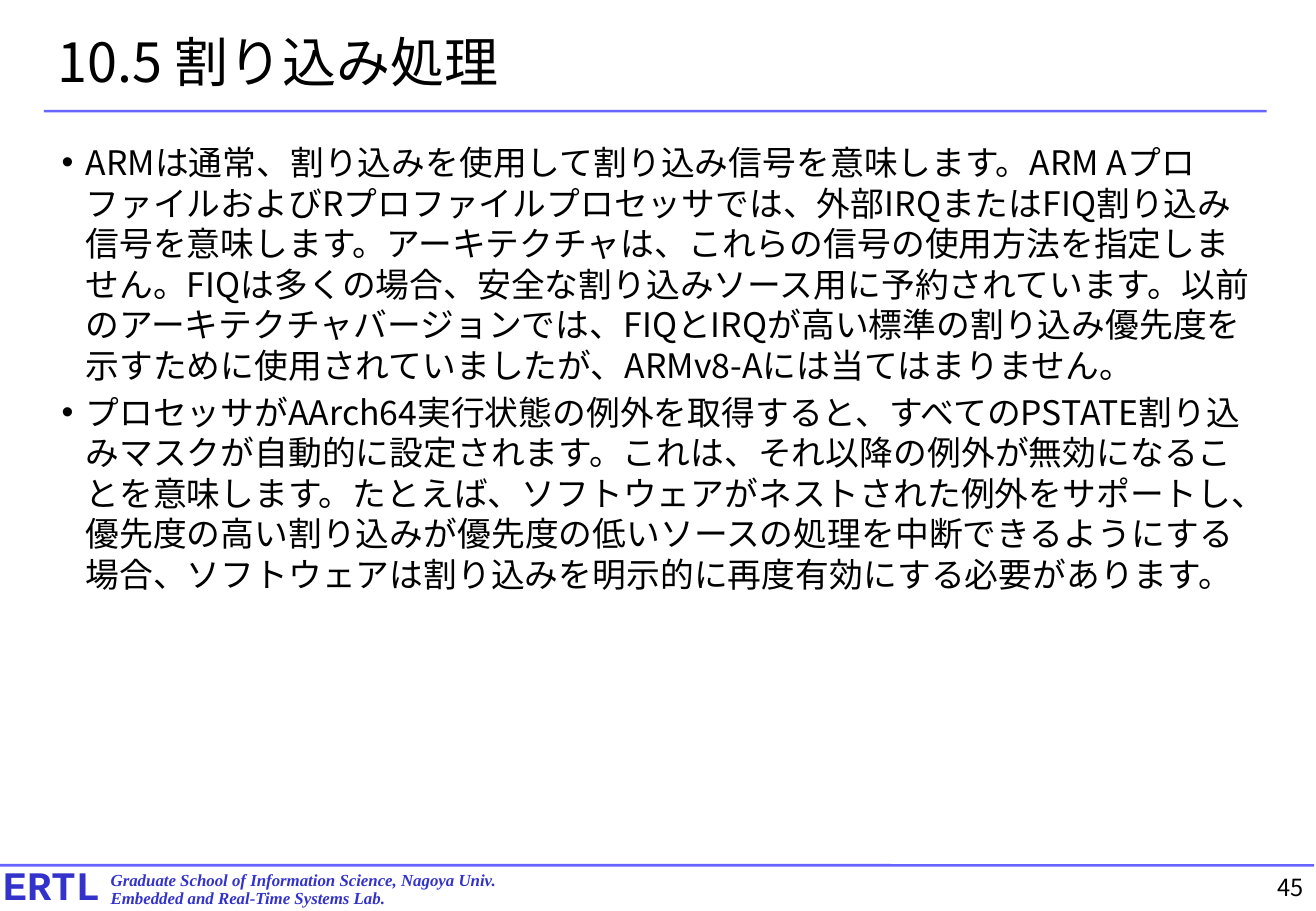
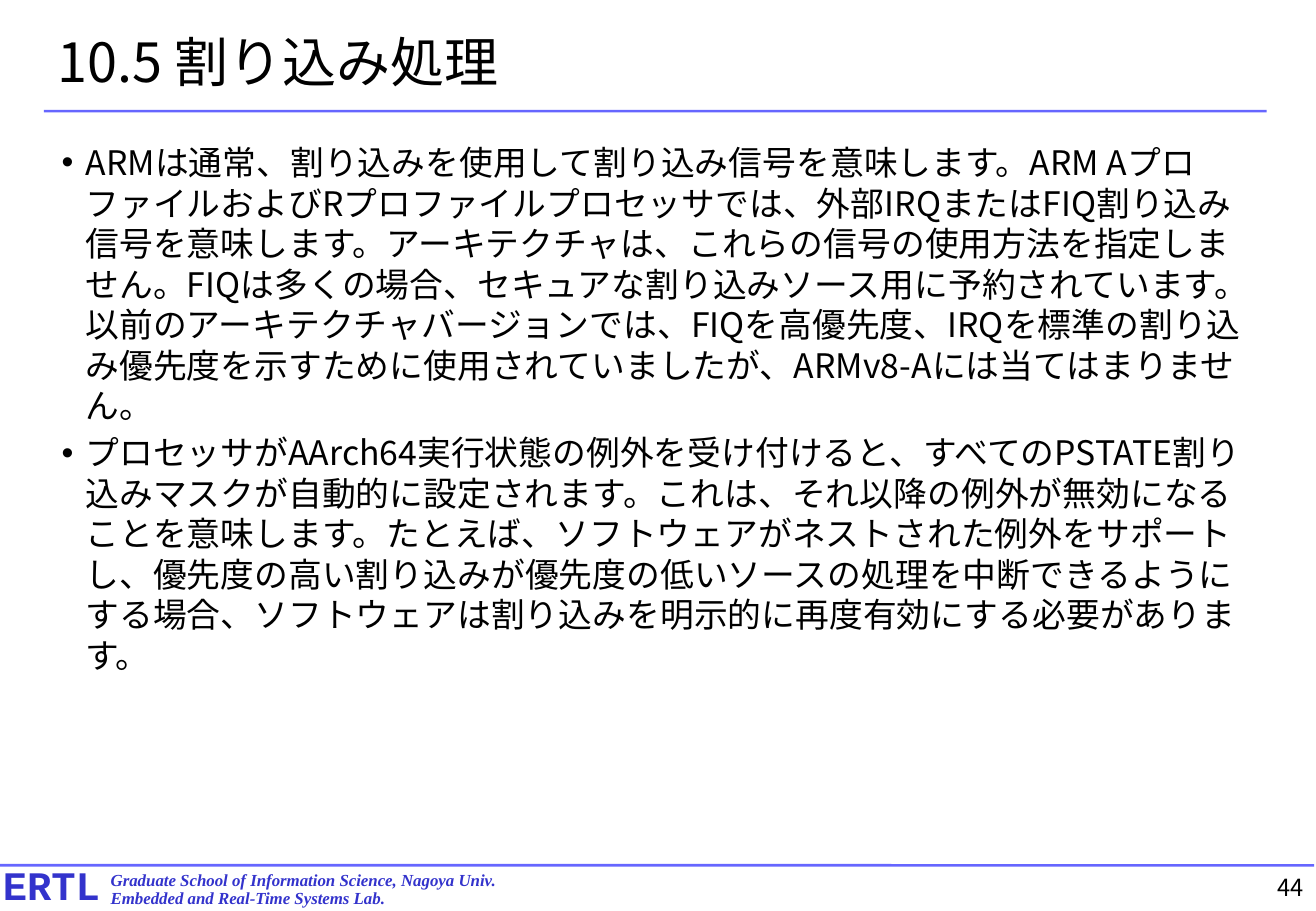
Before and after one commit to exshonda/arm64_basic, a slide deck: slide 44 of text/8.chapter10.pptx (slide 45 before the commit). Drawn at 1316x911 pixels with LibreOffice and Linux fonts; fonts in the diff are those of the drawing. Boxes give left, top, right and bottom in pixels: in the first picture for what was removed or moved away, otherwise in the second. Text is boxed around its words. In the diff, an @@ line names an element or a change of style, - is before the commit and + after.

```diff
--- a/text/8.chapter10.pptx
+++ b/text/8.chapter10.pptx
@@ text at [86,146,1249,670]: text changed @@
-• ARMは通常、割り込みを使用して割り込み信号を意味します。ARM AプロファイルおよびRプロファイルプロセッサでは、外部IRQまたはFIQ割り込み信号を意味します。アーキテクチャは、これらの信号の使用方法を指定しません。FIQは多くの場合、安全な割り込みソース用に予約されています。以前のアーキテクチャバージョンでは、FIQとIRQが高い標準の割り込み優先度を示すために使用されていましたが、ARMv8-Aには当てはまりません。
-• プロセッサがAArch64実行状態の例外を取得すると、すべてのPSTATE割り込みマスクが自動的に設定されます。これは、それ以降の例外が無効になることを意味します。たとえば、ソフトウェアがネストされた例外をサポートし、優先度の高い割り込みが優先度の低いソースの処理を中断できるようにする場合、ソフトウェアは割り込みを明示的に再度有効にする必要があります。
+• ARMは通常、割り込みを使用して割り込み信号を意味します。ARM AプロファイルおよびRプロファイルプロセッサでは、外部IRQまたはFIQ割り込み信号を意味します。アーキテクチャは、これらの信号の使用方法を指定しません。FIQは多くの場合、セキュアな割り込みソース用に予約されています。以前のアーキテクチャバージョンでは、FIQを高優先度、IRQを標準の割り込み優先度を示すために使用されていましたが、ARMv8-Aには当てはまりません。
+• プロセッサがAArch64実行状態の例外を受け付けると、すべてのPSTATE割り込みマスクが自動的に設定されます。これは、それ以降の例外が無効になることを意味します。たとえば、ソフトウェアがネストされた例外をサポートし、優先度の高い割り込みが優先度の低いソースの処理を中断できるようにする場合、ソフトウェアは割り込みを明示的に再度有効にする必要があります。
@@ page number at [1278,878,1304,896]: text changed @@
-45
+44
```
Also in this commit, not shown: 15 other slides changed, 1 slide removed.
